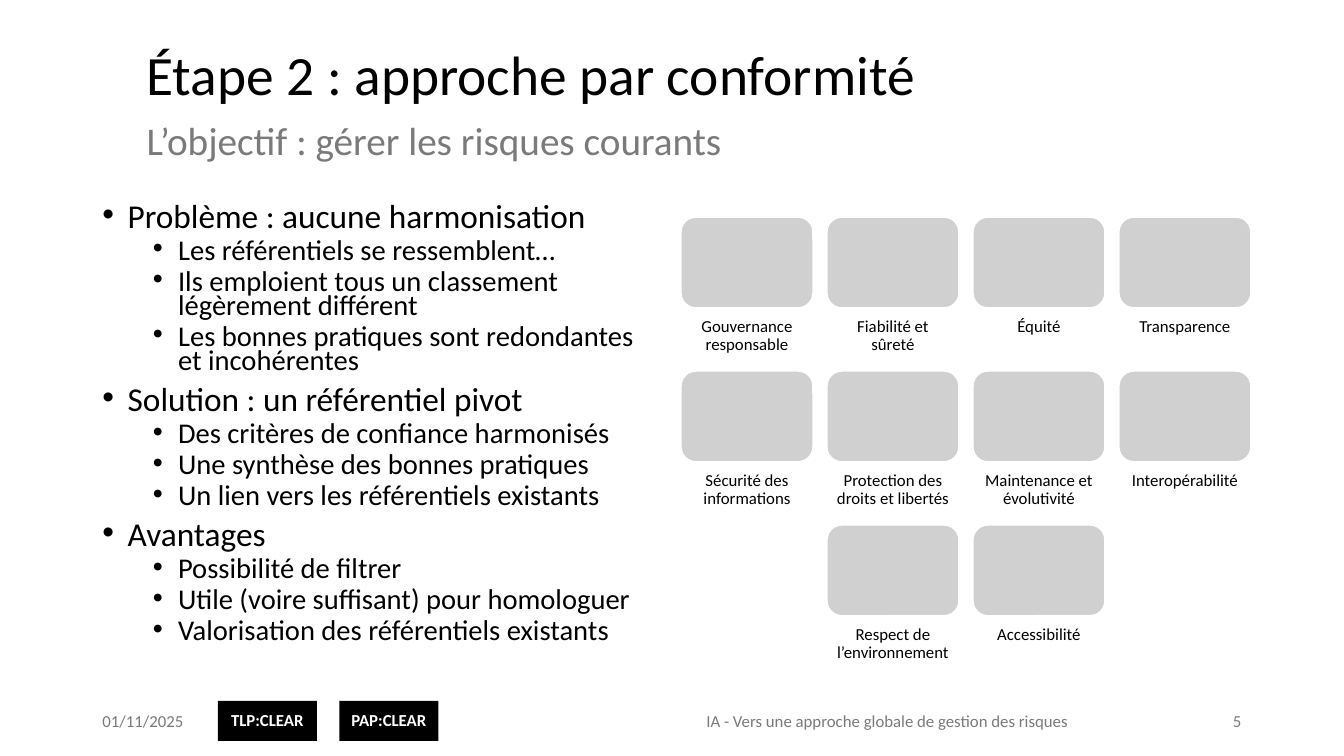
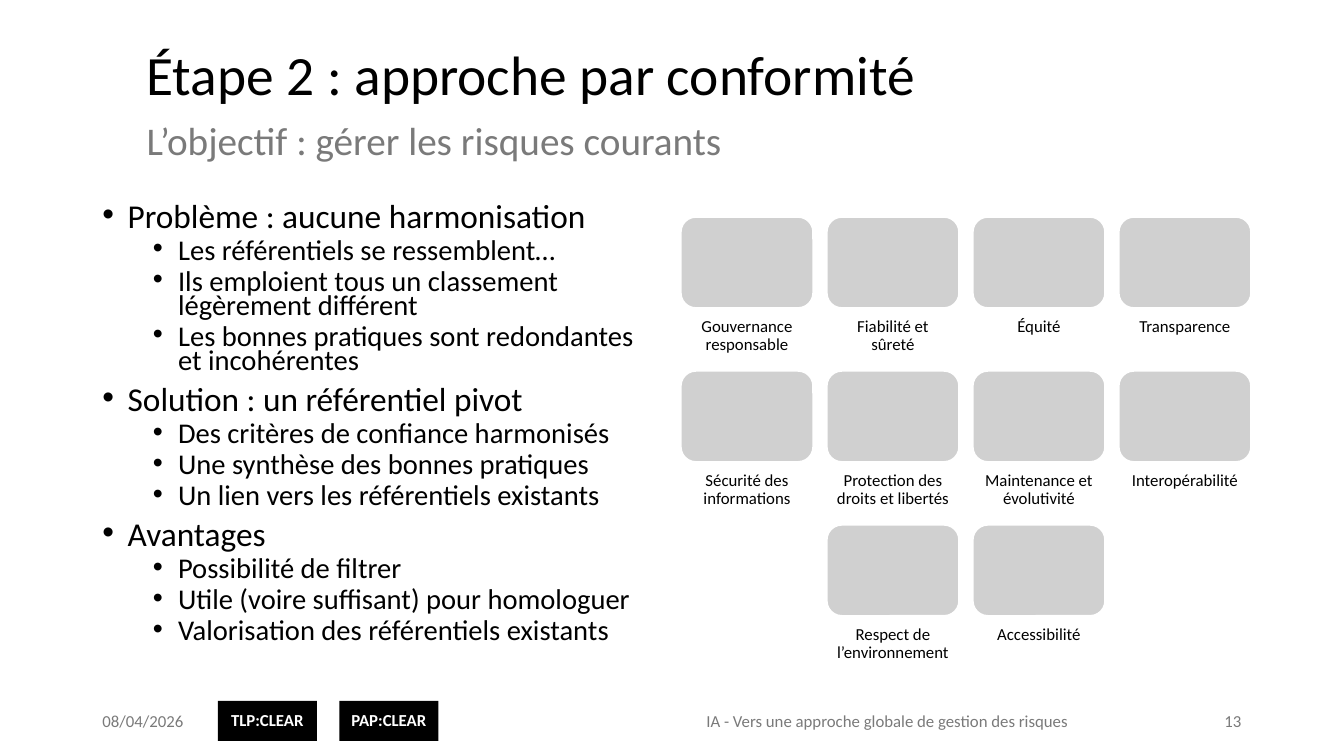
Before and after one commit to matthieu-grall/ai, a slide deck: slide 13 of fr/IA - Gestion des risques - Présentation.pptx (slide 5 before the commit). Drawn at 1344x756 pixels with LibreOffice and Linux fonts; fonts in the diff are those of the drawing; grey boxes stand for pictures; background and template pictures are left out. Boxes give left, top, right and bottom in pixels: in the first picture for what was removed or moved away, otherwise in the second. Text is boxed around its words. In the diff, an @@ line names an element or a change of style, - is before the commit and + after.

```diff
--- a/fr/IA - Gestion des risques - Présentation.pptx
+++ b/fr/IA - Gestion des risques - Présentation.pptx
@@ text at (102,715,183,728): text changed @@
-01/11/2025
+08/04/2026
@@ page number at (1224,716,1241,727): text changed @@
-5
+13
```
Also in this commit, not shown: 11 other slides changed, 8 slides added, 1 other file.
